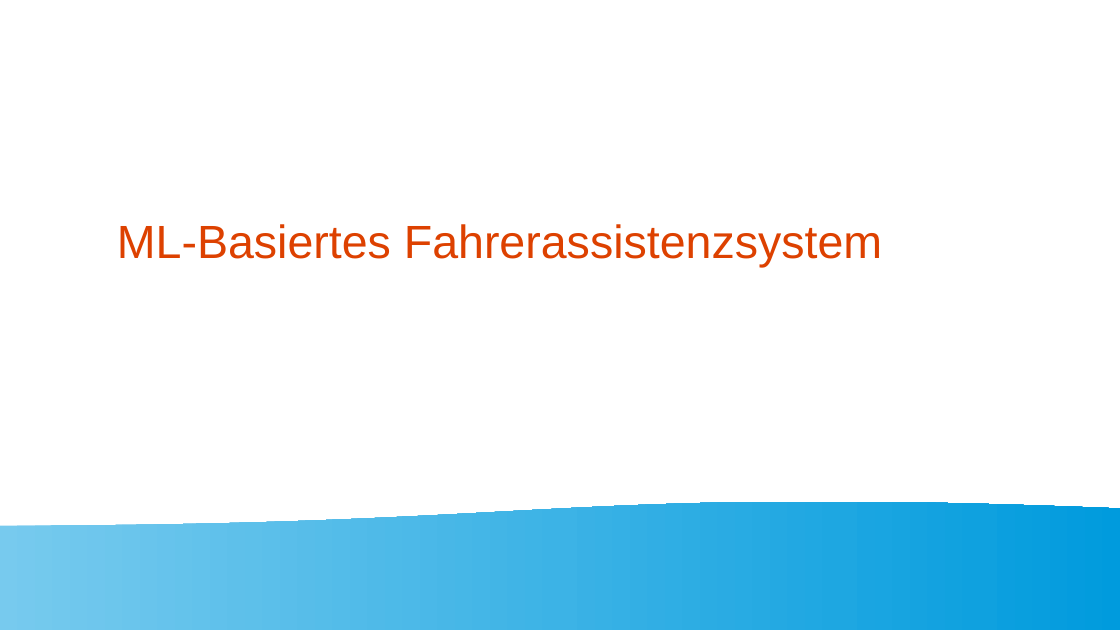
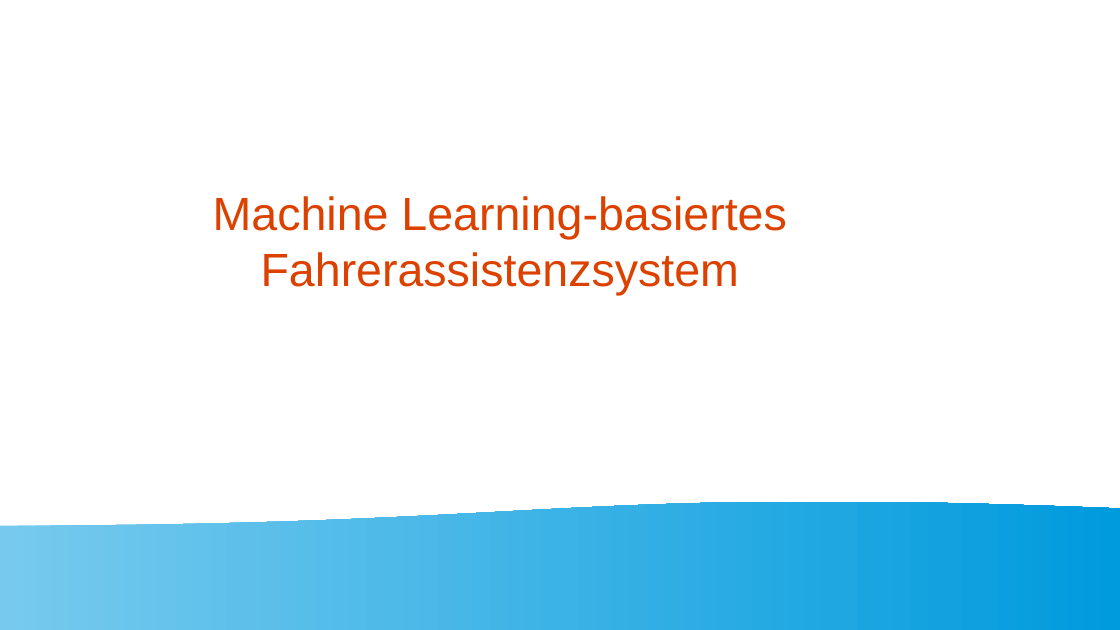
Before and after one commit to Commander-Philip/the-machine-learning-brick, a slide deck: slide 1 of docs/Präsentation Philip.odp. Drawn at 1120x630 pixels with LibreOffice and Linux fonts; fonts in the diff are those of the drawing. Boxes give left, top, right and bottom in pixels: in the first picture for what was removed or moved away, otherwise in the second. Text is boxed around its words. In the diff, an @@ line names an element or a change of style, - is before the commit and + after.

```diff
--- a/docs/Präsentation Philip.odp
+++ b/docs/Präsentation Philip.odp
@@ title at <box>213,196,786,295</box>: text changed @@
-ML-Basiertes Fahrerassistenzsystem
+Machine Learning-basiertes Fahrerassistenzsystem
```
Also in this commit, not shown: 2 other slides changed, 7 slides added, 4 slides removed, 1 other file.
